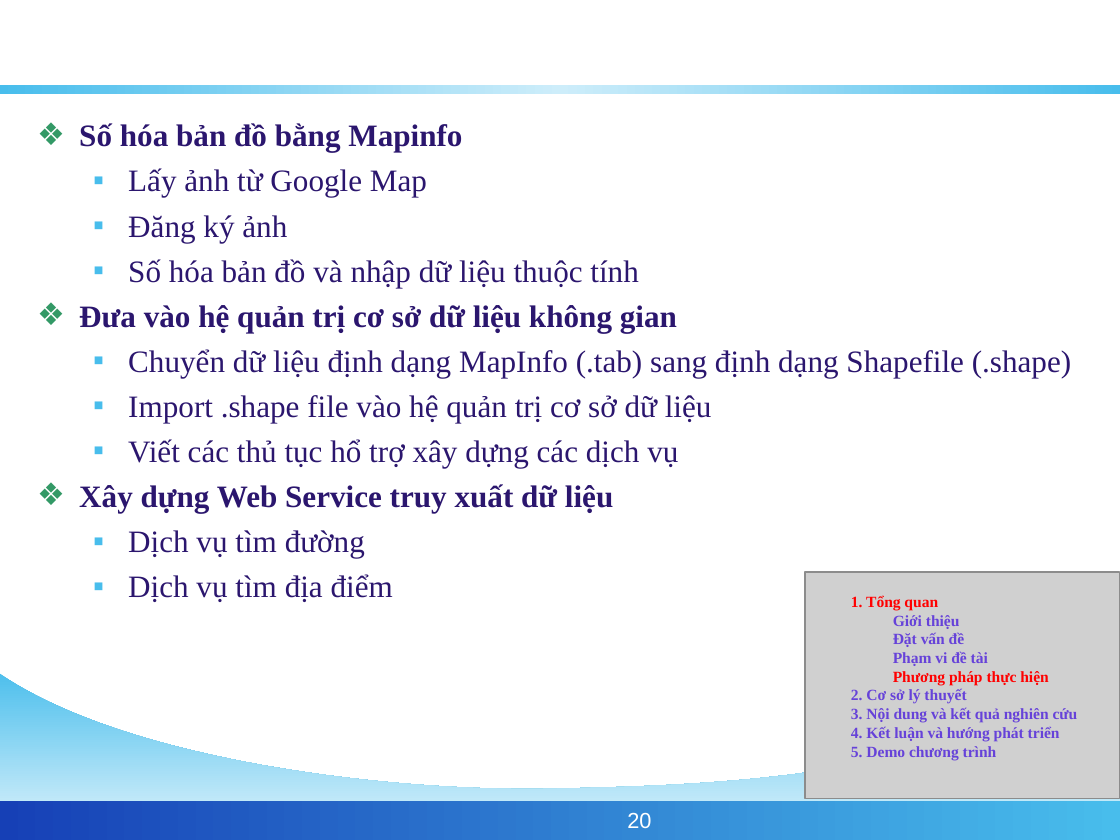
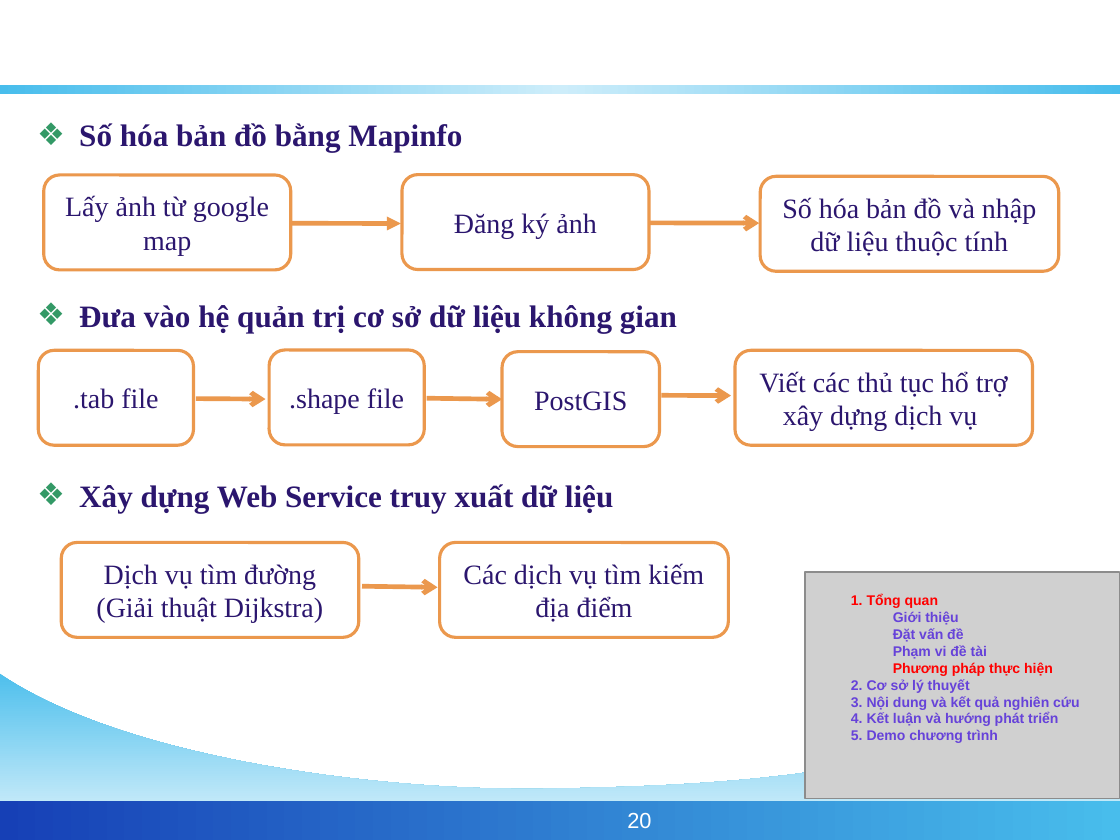
Before and after one commit to phamngsinh/cantho-webgis, a slide deck: slide 20 of Document/Bao Cao/BaoCaoLuanVan.ppt. Drawn at 1120x840 pixels with LibreOffice and Linux fonts; fonts in the diff are those of the drawing; grey boxes stand for pictures; background and template pictures are left out. Boxes give left, top, right and bottom in pixels: in the first picture for what was removed or moved away, otherwise in the second. Text is boxed around its words. In the diff, an @@ line names an element or a change of style, - is before the commit and + after.

```diff
--- a/Document/Bao Cao/BaoCaoLuanVan.ppt
+++ b/Document/Bao Cao/BaoCaoLuanVan.ppt
@@ text at (128,168,638,287): paragraphs removed @@
-  ▪ Lấy ảnh từ Google Map
-  ▪ Đăng ký ảnh
-  ▪ Số hóa bản đồ và nhập dữ liệu thuộc tính
@@ group added at (44,175,1060,271): 3 rounded rectangles, 2 arrows @@
+Lấy ảnh từ google map
+Đăng ký ảnh
+Số hóa bản đồ và nhập dữ liệu thuộc tính
@@ text at (128,349,1071,468): paragraphs removed @@
-  ▪ Chuyển dữ liệu định dạng MapInfo (.tab) sang định dạng Shapefile (.shape)
-  ▪ Import .shape file vào hệ quản trị cơ sở dữ liệu
-  ▪ Viết các thủ tục hổ trợ xây dựng các dịch vụ
@@ group added at (38,351,1033,447): 4 rounded rectangles, 3 arrows @@
+.tab file
+.shape file
+PostGIS
+Viết các thủ tục hổ trợ xây dựng dịch vụ
@@ text at (128,530,393,602): paragraphs removed @@
-  ▪ Dịch vụ tìm đường
-  ▪ Dịch vụ tìm địa điểm
@@ rounded rectangle added at (62,542,360,637), fill #FFFFFF, outline #EB984D 2.01 pt, 18 pt, text #2B166E @@
+Dịch vụ tìm đường
+(Giải thuật Dijkstra)
@@ rounded rectangle added at (440,542,729,637), fill #FFFFFF, outline #EB984D 2.01 pt, 18 pt, text #2B166E @@
+Các dịch vụ tìm kiếm địa điểm
@@ arrow added from (362, 586) to (438, 587), #EB984D 3 pt @@
@@ text "1. Tổng quan" at (851,594,1080,743): size 10 to 9 pt, font Times New Roman to Arial @@
```
Also in this commit, not shown: 10 other slides changed, 2 slides added, 2 slides removed.
